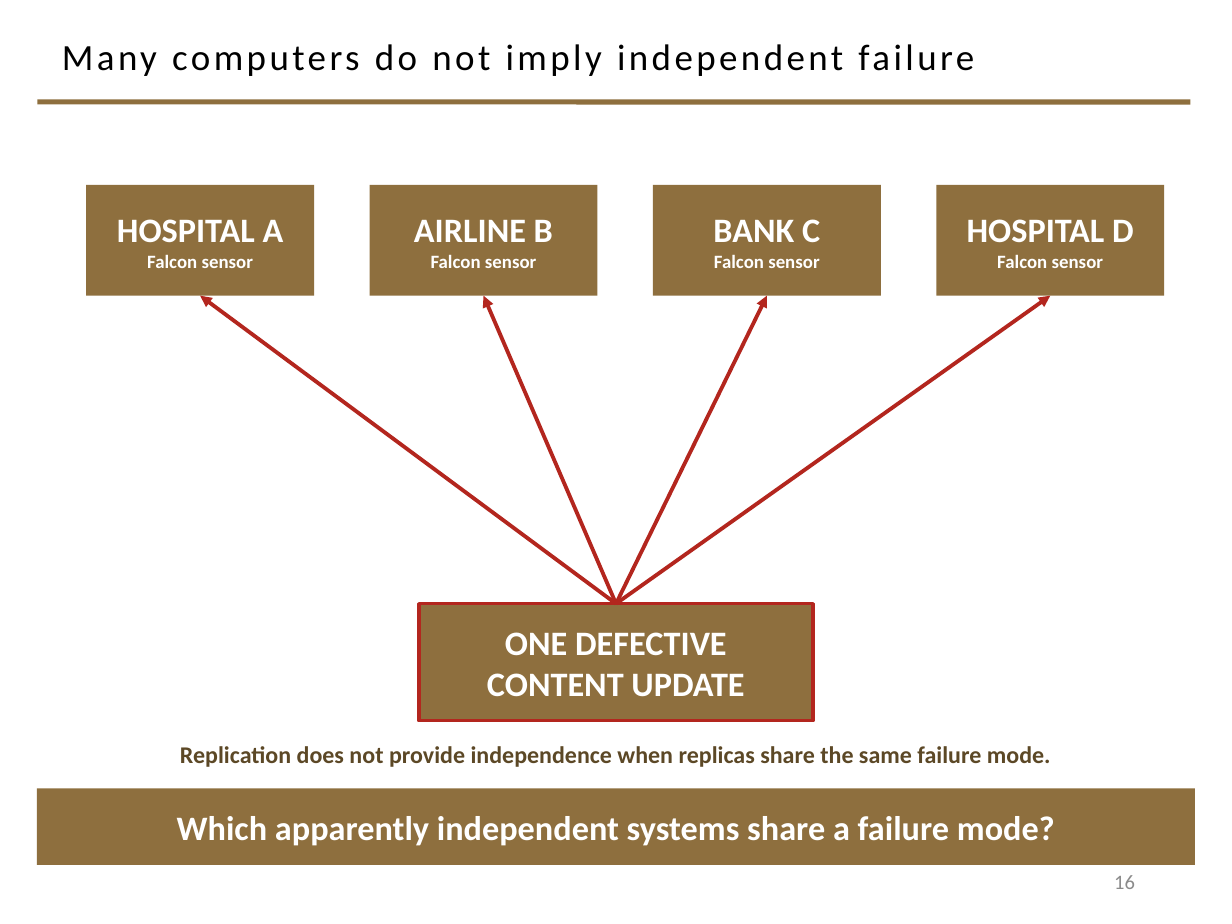
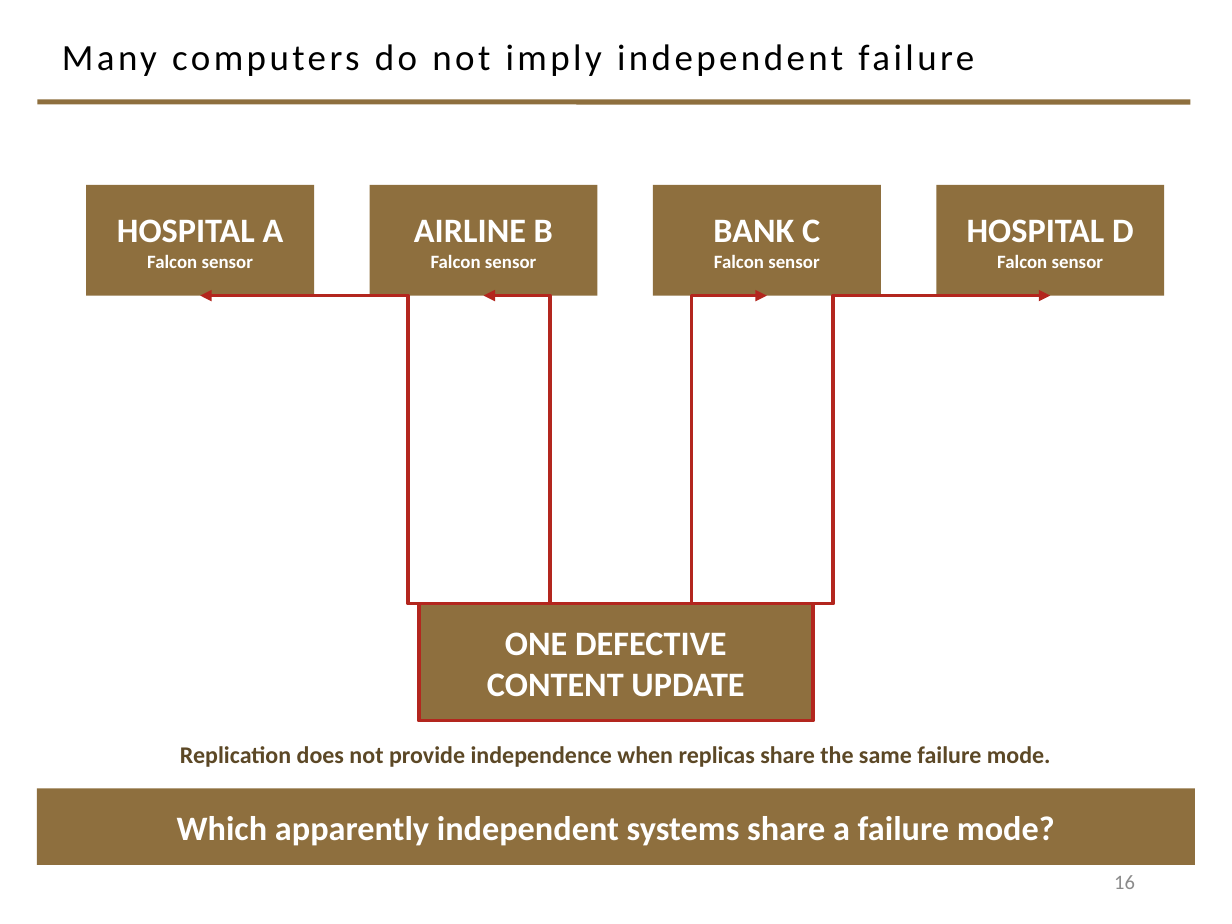
Before and after one commit to davisjam/model-based-agentic-software-engineering, a slide deck: slide 16 of course/lectures/act-2-delegation-and-control/04-failure-aware-engineering/2-4-Failure-Aware-Engineering.pptx. Drawn at 1232x924 pixels with LibreOffice and Linux fonts; fonts in the diff are those of the drawing; background and template pictures are left out. Boxes give left, top, right and bottom in pixels: in the first picture for what was removed or moved away, otherwise in the second. Text is boxed around its words. In the diff, an @@ line names an element or a change of style, - is before the commit and + after.

```diff
--- a/course/lectures/act-2-delegation-and-control/04-failure-aware-engineering/2-4-Failure-Aware-Engineering.pptx
+++ b/course/lectures/act-2-delegation-and-control/04-failure-aware-engineering/2-4-Failure-Aware-Engineering.pptx
@@ arrow (616, 604) - (200, 296): arrow to elbow arrow; route changed @@
@@ arrow (616, 604) - (483, 296): arrow to elbow arrow; route changed @@
@@ arrow (616, 604) - (766, 296): arrow to elbow arrow; route changed @@
@@ arrow (616, 604) - (1051, 296): arrow to elbow arrow; route changed @@
```
Also in this commit, not shown: 7 other slides changed.
